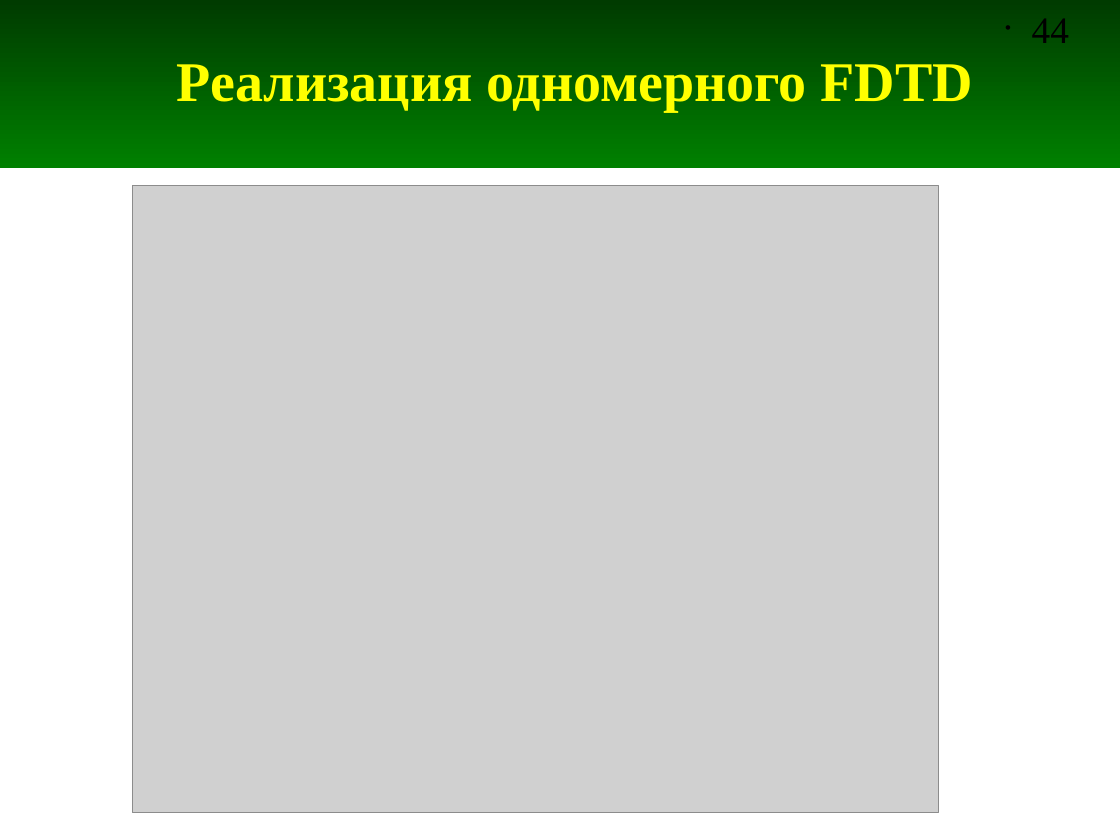
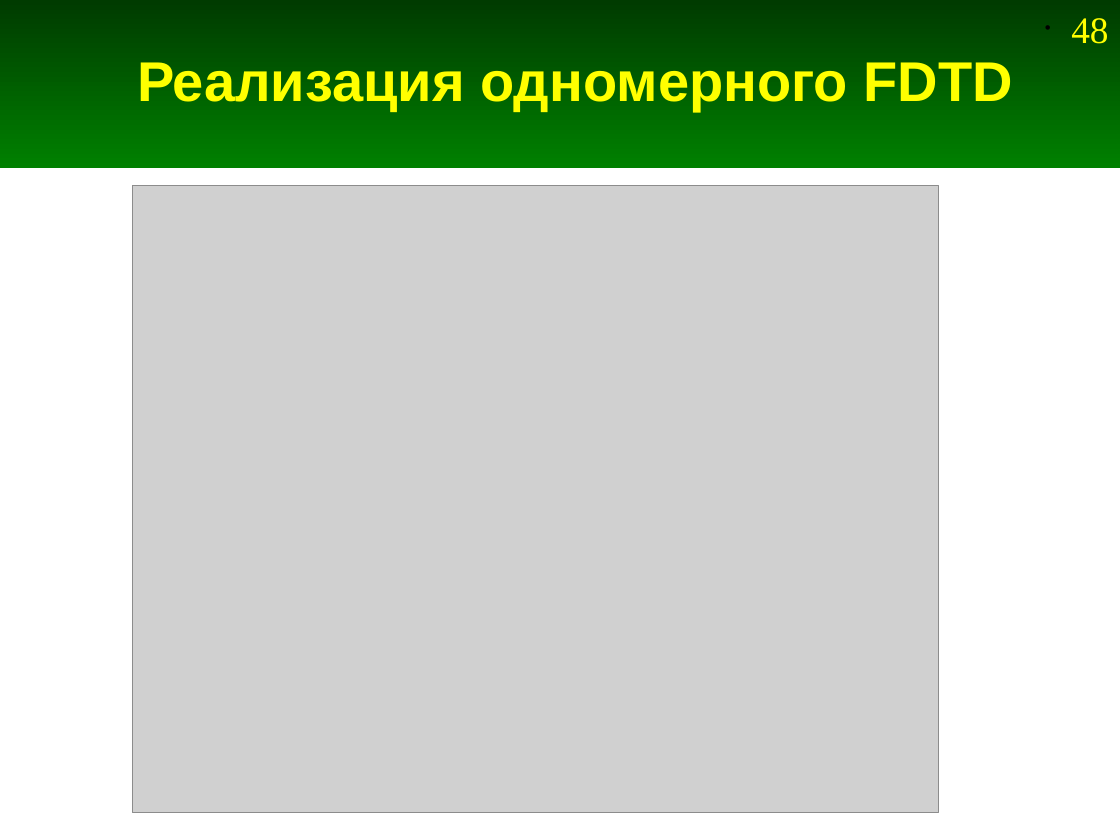
Before and after one commit to andris0147sv/modelling, a slide deck: slide 48 of presentations/2. FDTD.odp (slide 44 before the commit). Drawn at 1120x840 pixels with LibreOffice and Linux fonts; fonts in the diff are those of the drawing; grey boxes stand for pictures. Boxes give left, top, right and bottom in pixels: in the first picture for what was removed or moved away, otherwise in the second. Text is boxed around its words. In the diff, an @@ line names an element or a change of style, - is before the commit and + after.

```diff
--- a/presentations/2. FDTD.odp
+++ b/presentations/2. FDTD.odp
@@ title "Реализация одномерного FDTD" at bbox=[137, 62, 1013, 111]: font Times New Roman to Arial @@
@@ page number removed at bbox=[1032, 18, 1069, 43] @@
-• 44
@@ page number added at bbox=[1071, 18, 1108, 44], 24 pt, text #FFFF00 @@
+• 48
```
Also in this commit, not shown: 253 other slides changed, 4 slides added, 6 other files.
